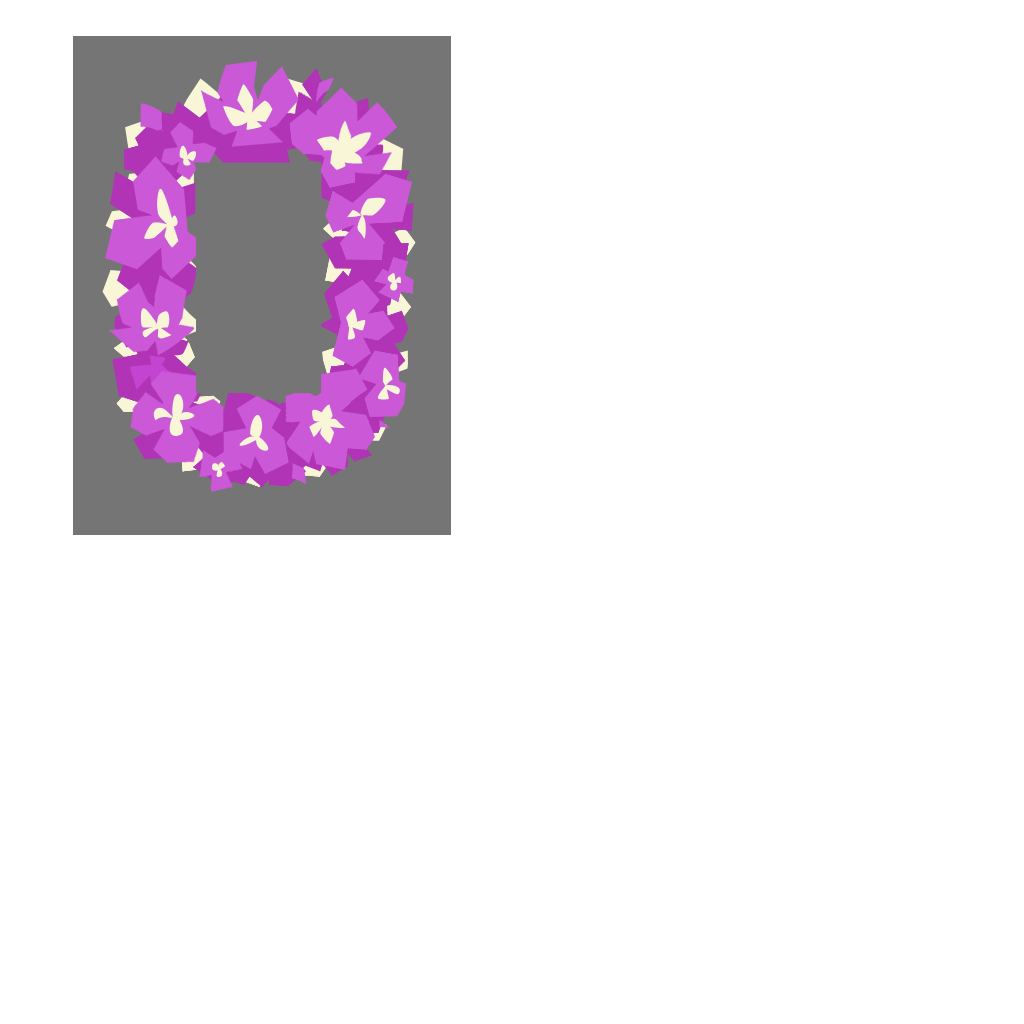
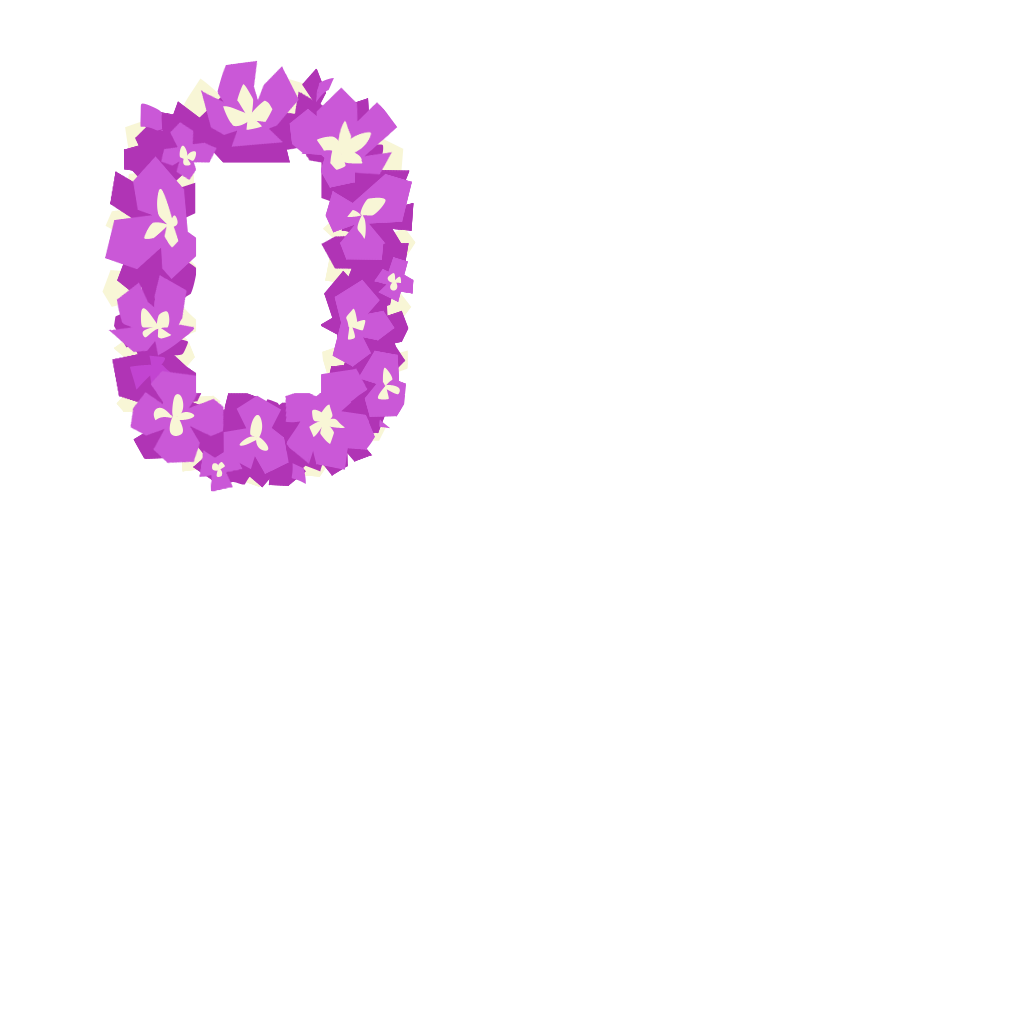
The second 1024x1024 image is a revision of the first. Changes to its layers:
hid "Layer 1" over bbox(73, 36, 451, 535)
